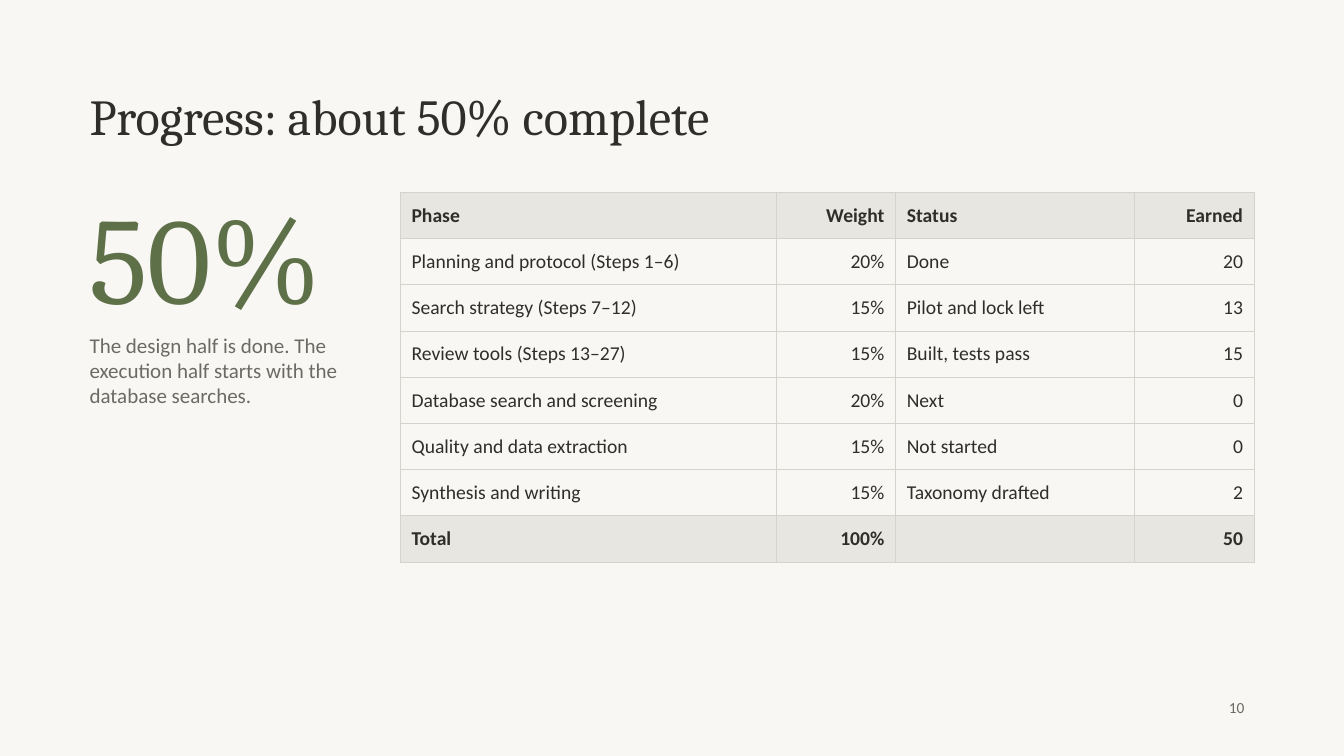
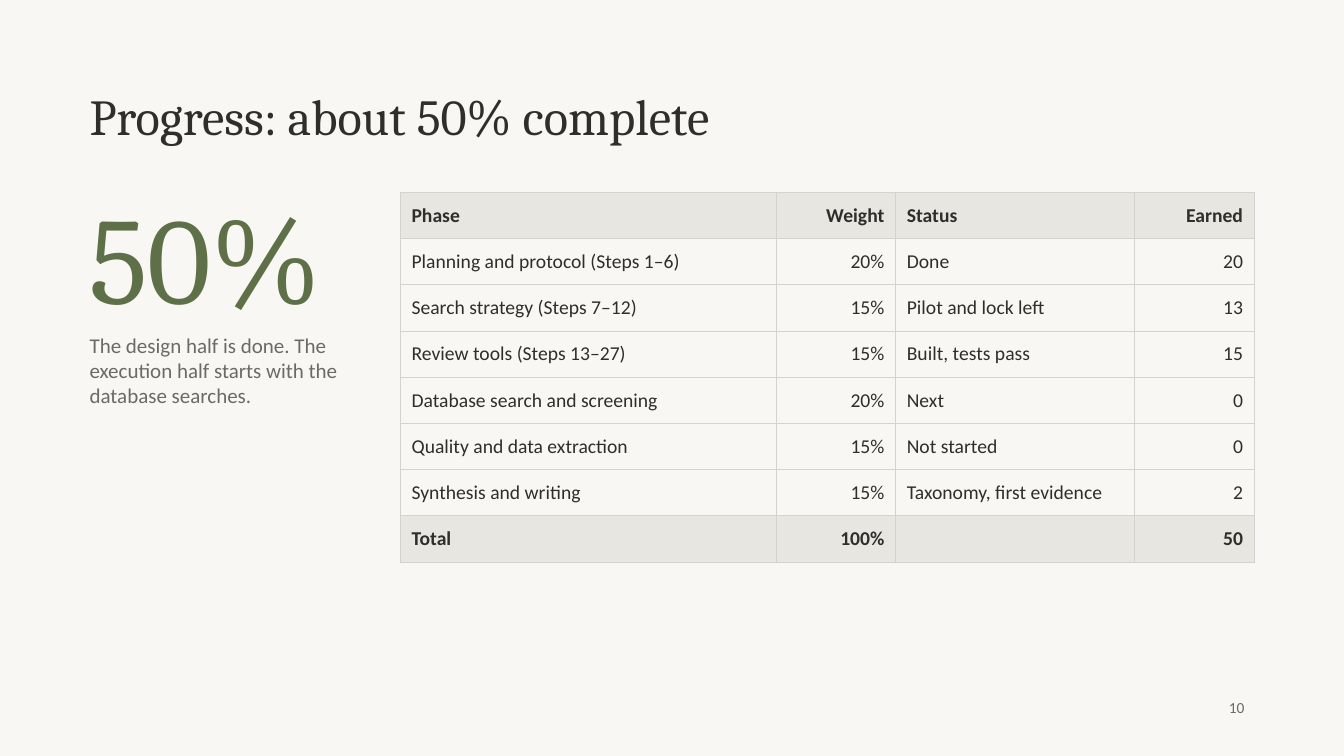
Before and after one commit to ochinchind/smart-systems-project, a slide deck: slide 10 of outputs/Smart_Traffic_Lights_Midterm.pptx. Drawn at 1344x756 pixels with LibreOffice and Linux fonts; fonts in the diff are those of the drawing. Boxes give left, top, right and bottom in pixels: in the first picture for what was removed or moved away, otherwise in the second. Text is boxed around its words. In the diff, an @@ line names an element or a change of style, - is before the commit and + after.

```diff
--- a/outputs/Smart_Traffic_Lights_Midterm.pptx
+++ b/outputs/Smart_Traffic_Lights_Midterm.pptx
@@ table at box(400, 193, 1255, 549) @@
-row 7, column 3: Taxonomy drafted
+row 7, column 3: Taxonomy, first evidence
```
Also in this commit, not shown: 1 slide added, 1 slide removed, 3 other files.
